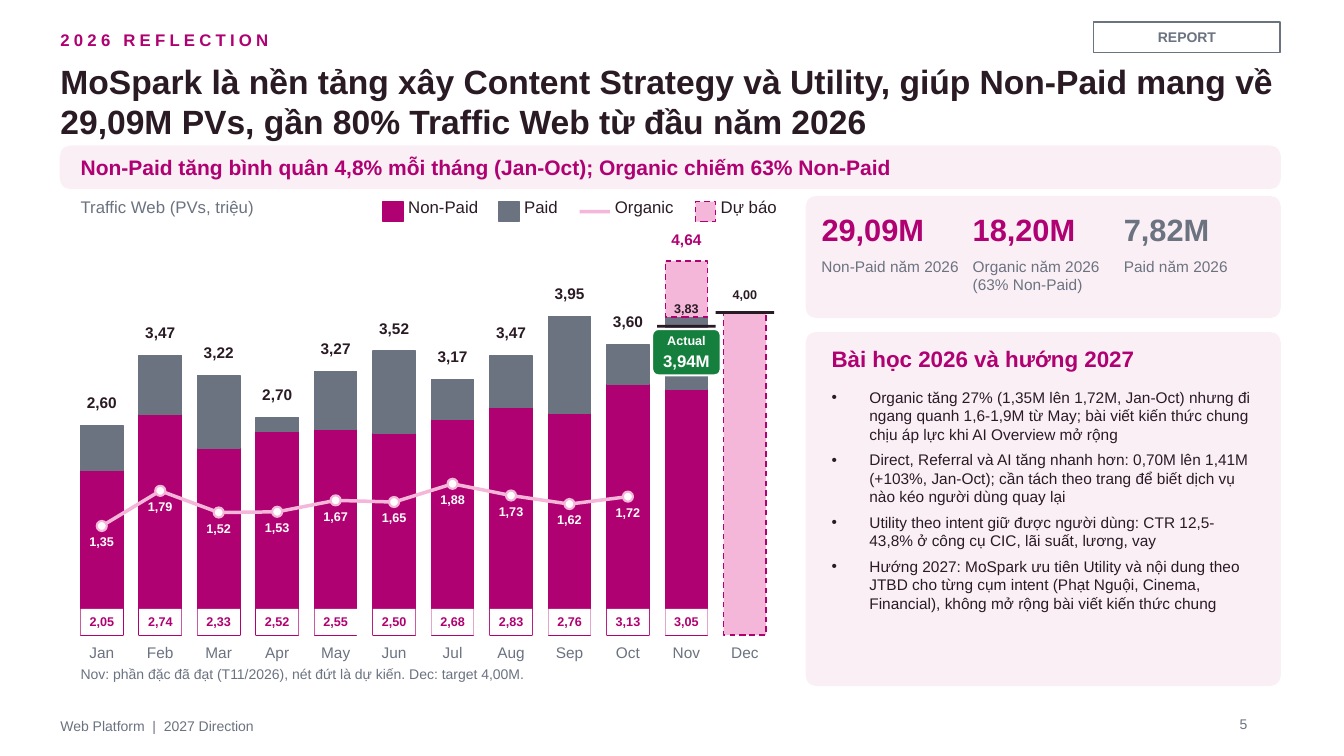
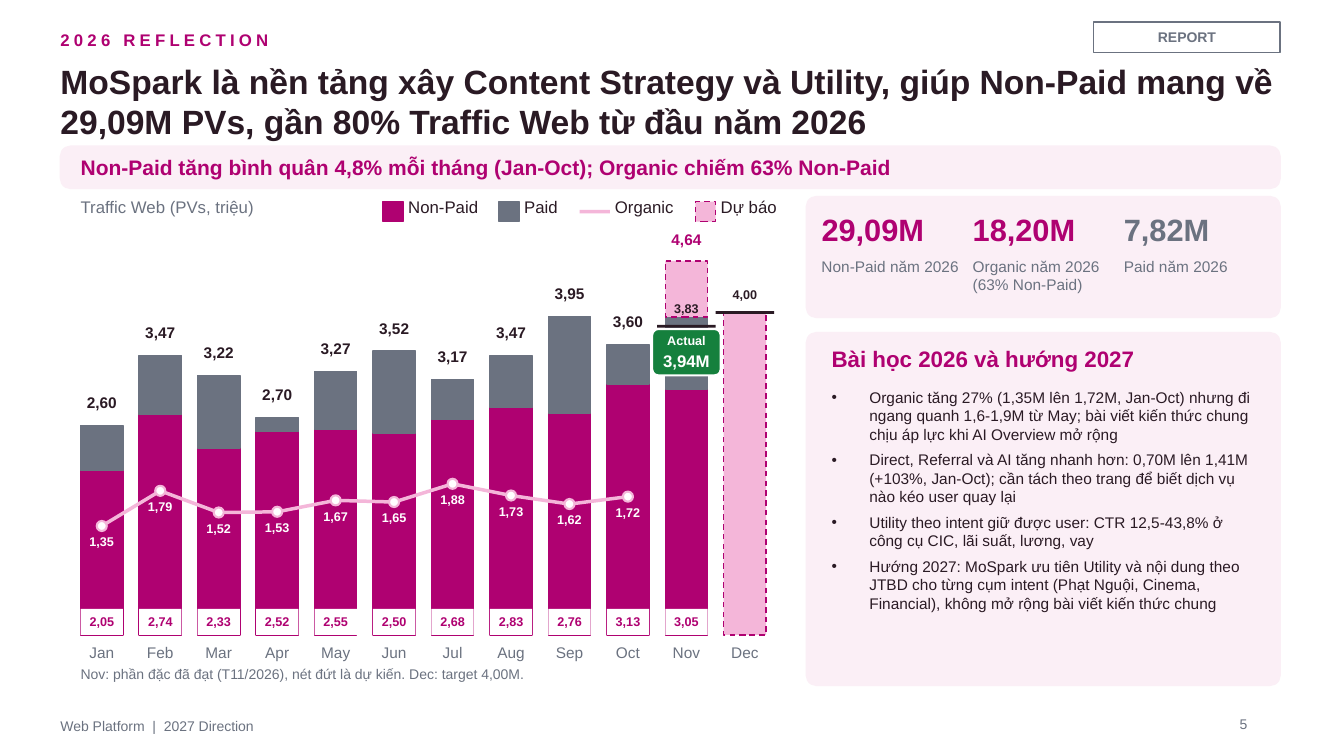
Before and after one commit to stormhoang/hienho-knowledgebase, a slide deck: slide 5 of 07_REPORTS/docs/strategy/2027 Direction - Web Platform (Framework).pptx. Drawn at 1344x756 pixels with LibreOffice and Linux fonts; fonts in the diff are those of the drawing. Boxes give left, top, right and bottom in pixels: in the first picture for what was removed or moved away, otherwise in the second. Text is boxed around its words. In the diff, an @@ line names an element or a change of style, - is before the commit and + after.

```diff
--- a/07_REPORTS/docs/strategy/2027 Direction - Web Platform (Framework).pptx
+++ b/07_REPORTS/docs/strategy/2027 Direction - Web Platform (Framework).pptx
@@ text at <box>869,453,1248,549</box>: text changed @@
-• Direct, Referral và AI tăng nhanh hơn: 0,70M lên 1,41M (+103%, Jan-Oct); cần tách theo trang để biết dịch vụ nào kéo người dùng quay lại
-• Utility theo intent giữ được người dùng: CTR 12,5-43,8% ở công cụ CIC, lãi suất, lương, vay
+• Direct, Referral và AI tăng nhanh hơn: 0,70M lên 1,41M (+103%, Jan-Oct); cần tách theo trang để biết dịch vụ nào kéo user quay lại
+• Utility theo intent giữ được user: CTR 12,5-43,8% ở công cụ CIC, lãi suất, lương, vay
```
Also in this commit, not shown: 11 other slides changed, 2 other files.
